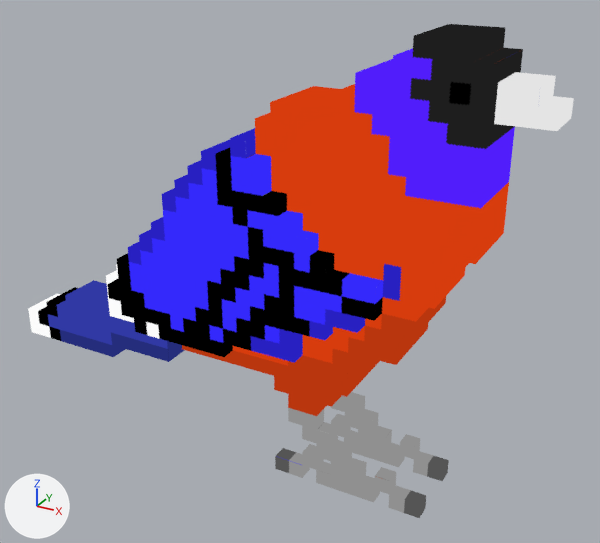
Renders of the glTF model models/rurikakesu.glb from each side of a commit.
One viewpoint serves both versions: a camera (50 mm lens) standing at (0.539, -0.868, 0.713) and looking at (0.077, -0.027, 0.293). The axes (+X, +Y, +Z) are drawn at lower left. The lights are the same throughout. The picture after the commit comes second. Where no turn or scale is listed for an object, it has been applied to the vertices.

The older version as bpy lines, for what is in view:
```python
mat_material_rurikakesu = bpy.data.materials.new('Material_rurikakesu')
mat_material_rurikakesu.use_nodes = True; mat_material_rurikakesu.node_tree.nodes.clear()
_N = mat_material_rurikakesu.node_tree.nodes; _L = mat_material_rurikakesu.node_tree.links
n0 = _N.new('ShaderNodeEmission'); n0.name = 'Emission'
n1 = _N.new('ShaderNodeLightPath'); n1.name = 'Light Path'
n2 = _N.new('ShaderNodeBsdfTransparent'); n2.name = 'Transparent BSDF'
n3 = _N.new('ShaderNodeMixShader'); n3.name = 'Mix Shader'
n4 = _N.new('ShaderNodeOutputMaterial'); n4.name = 'Material Output'
n5 = _N.new('ShaderNodeMix'); n5.name = 'Mix'
n5.data_type = 'RGBA'
n5.blend_type = 'MULTIPLY'
n5.inputs[0].default_value = 1.0  # 'Factor'
n6 = _N.new('ShaderNodeVertexColor'); n6.name = 'Color Attribute'
n7 = _N.new('ShaderNodeTexImage'); n7.name = 'Image Texture'
n7.image = img_image_material_rurikakesu_1024
_L.new(n1.outputs[0], n3.inputs[0])  # 'Is Camera Ray' to 'Factor'
_L.new(n2.outputs[0], n3.inputs[1])  # 'BSDF' to 'Shader'
_L.new(n0.outputs[0], n3.inputs[2])  # 'Emission' to 'Shader'
_L.new(n3.outputs[0], n4.inputs[0])  # 'Shader' to 'Surface'
_L.new(n5.outputs[2], n0.inputs[0])  # 'Result' to 'Color'
_L.new(n6.outputs[0], n5.inputs[7])  # 'Color' to 'B'
_L.new(n7.outputs[0], n5.inputs[6])  # 'Color' to 'A'
me_rurikakesu = bpy.data.meshes.new('rurikakesu')
me_rurikakesu.from_pydata(...)  # 406 vertices, 818 faces; spans x -0.36..0.38, y -0.12..0.02, z 0.04..0.6
me_rurikakesu.materials.append(mat_material_rurikakesu)
ob_rurikakesu = bpy.data.objects.new('rurikakesu', me_rurikakesu)
ob_rurikakesu.location = (0.0, 0.0, 0.0)
```
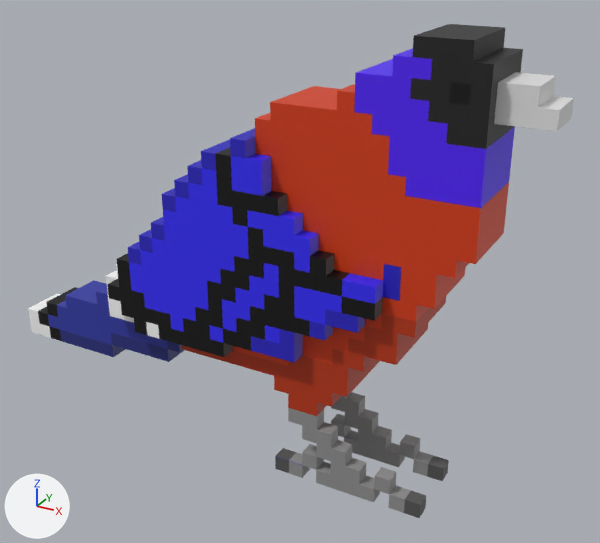
Pixel boxes (x1, y1, x2, y2) of what changed, in the pictures (600 x 543 px):
'rurikakesu', recoloured
    both: (28, 24, 574, 518)

The change, as a list of edits to the scene's bpy script:
```text
Change mat_material_rurikakesu:
    remove n0 = _N.new('ShaderNodeEmission'); n0.name = 'Emission'
    remove n1 = _N.new('ShaderNodeLightPath'); n1.name = 'Light Path'
    remove n2 = _N.new('ShaderNodeBsdfTransparent'); n2.name = 'Transparent BSDF'
    remove n3 = _N.new('ShaderNodeMixShader'); n3.name = 'Mix Shader'
    add n8 = _N.new('ShaderNodeBsdfPrincipled'); n8.name = 'Principled BSDF'
    where n4 = _N.new('ShaderNodeOutputMaterial'); n4.name = 'Material Output'
    where n5 = _N.new('ShaderNodeMix'); n5.name = 'Mix'
    remove _L.new(n1.outputs[0], n3.inputs[0])  # 'Is Camera Ray' to 'Factor'
    remove _L.new(n2.outputs[0], n3.inputs[1])  # 'BSDF' to 'Shader'
    remove _L.new(n0.outputs[0], n3.inputs[2])  # 'Emission' to 'Shader'
    remove _L.new(n3.outputs[0], n4.inputs[0])  # 'Shader' to 'Surface'
    remove _L.new(n5.outputs[2], n0.inputs[0])  # 'Result' to 'Color'
    add _L.new(n8.outputs[0], n4.inputs[0])  # 'BSDF' to 'Surface'
    add _L.new(n5.outputs[2], n8.inputs[0])  # 'Result' to 'Base Color'
```
